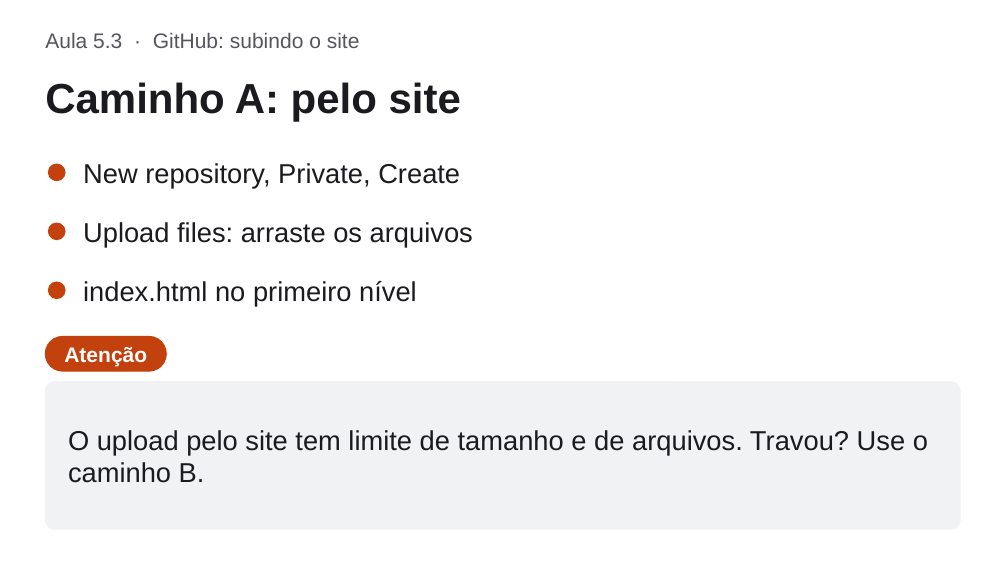
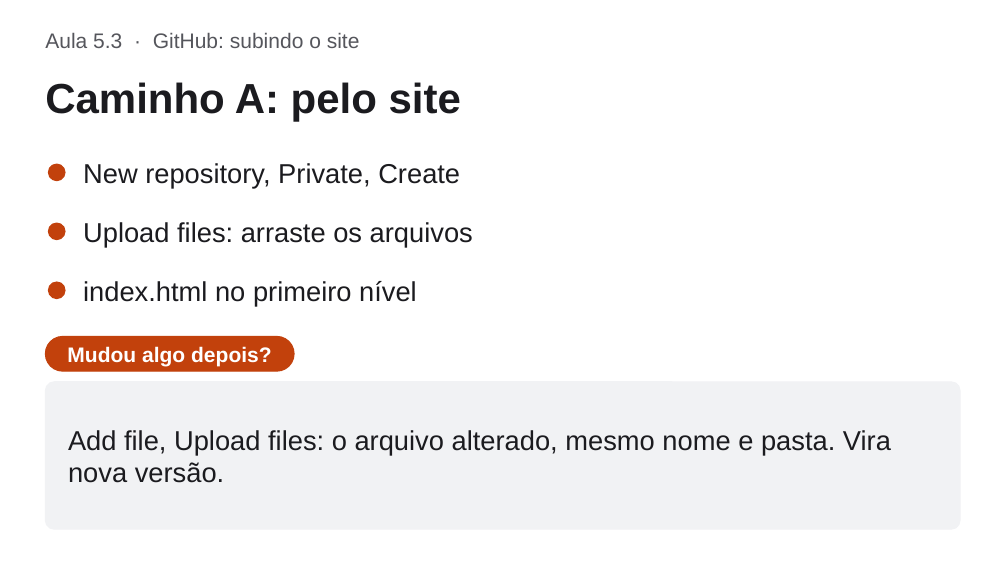
Before and after one commit to WeslleyPaivx/est-tica-facial, a slide deck: slide 16 of curso/slides/modulo-5.pptx. Drawn at 1008x567 pixels with LibreOffice and Linux fonts; fonts in the diff are those of the drawing. Boxes give left, top, right and bottom in pixels: in the first picture for what was removed or moved away, otherwise in the second. Text is boxed around its words. In the diff, an @@ line names an element or a change of style, - is before the commit and + after.

```diff
--- a/curso/slides/modulo-5.pptx
+++ b/curso/slides/modulo-5.pptx
@@ rounded rectangle: place and size @@
-rounded rectangle at (45, 337, 166, 371)
+rounded rectangle at (45, 337, 294, 371)
@@ text at (67, 346, 272, 366): text changed @@
-Atenção
+Mudou algo depois?
@@ text at (68, 430, 891, 483): text changed @@
-O upload pelo site tem limite de tamanho e de arquivos. Travou? Use o caminho B.
+Add file, Upload files: o arquivo alterado, mesmo nome e pasta. Vira nova versão.
```
Also in this commit, not shown: 4 other slides changed, 1 slide added, 5 other files.
